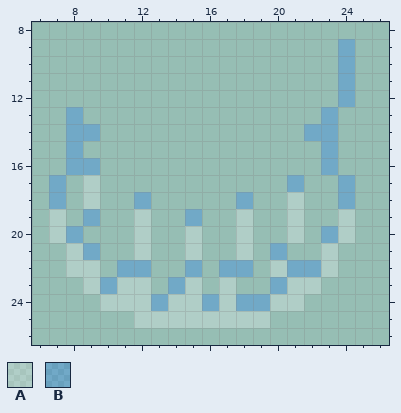
Pixel-art sprite, stored at img/blue_fire5.png. Above: the version before the commit.
The file is 64x64 pixels, drawn in blocks of 2x2; one block is one cell here. Shown: x 6..26, y 8..26.
Palette (. is transparent): A #ffffff3f  B #006aff3f
Pixels before, first column x 7:
 9 .................B
10 .................B
11 .................B
12 .................B
13 .B..............B.
14 .BB............BB.
15 .B..............B.
16 .BB.............B.
17 B.A...........B..B
18 B.A..B.....B..A..B
19 A.B..A..B..A..A..A
20 AB...A..A..A..A.BA
21 .AB..A..A..A.B..A.
22 .AA.BB..B.BB.ABBA.
23 ..ABAA.BA.A..BAA..
24 ...AAABAABABBAA...
25 .....AAAAAAAA.....
And afterwards:
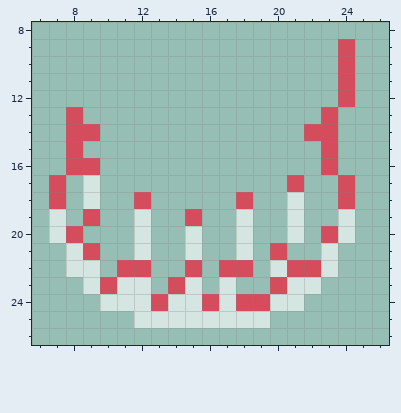
From old to new:
Colour A changes from #ffffff3f to #ffffff99.
Colour B changes from #006aff3f to #ff002299.
Boxes around the changes in both pictures, in picture pixels (x1, y1, x2, y2):
changed: (49, 39, 355, 328)
